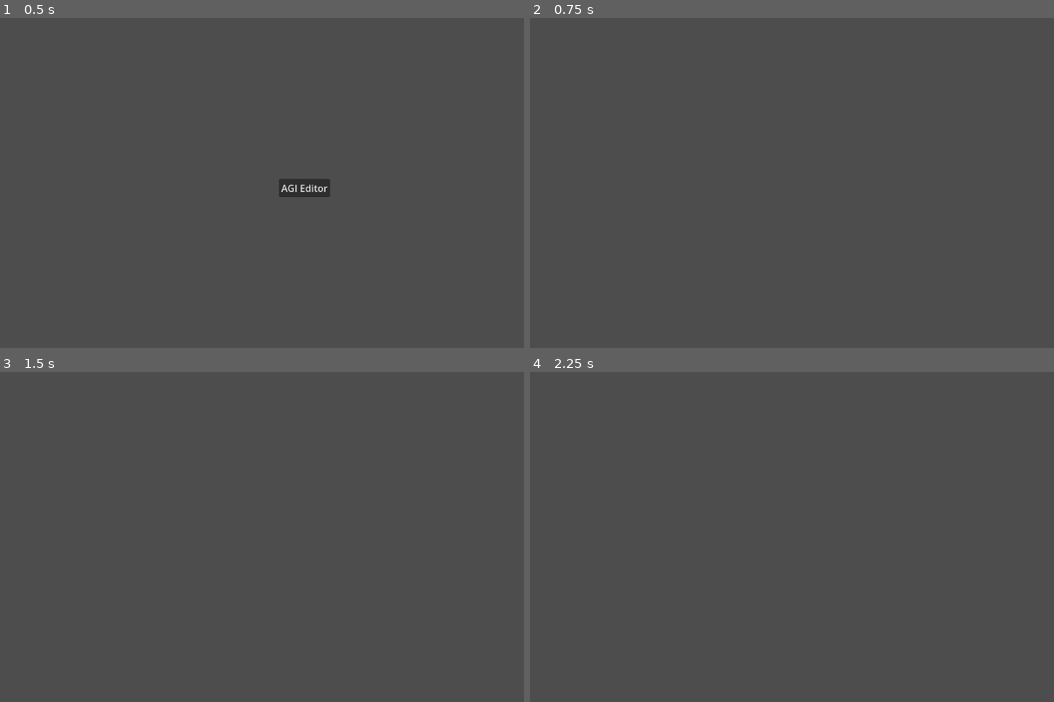
Above: before the commit, frames 1-4 (two rows, left to right).
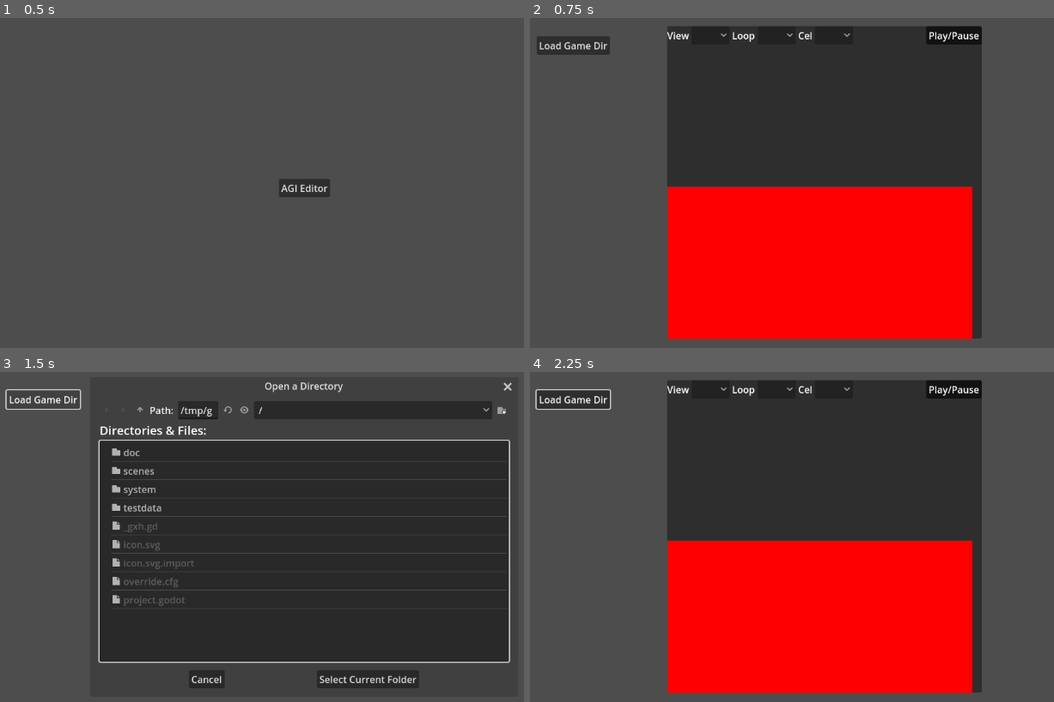
Above: after the commit, the same moments.

Repository: jastadj/agigodot
Game: Godot game, scene res://scenes/main/main.tscn
Two runs of this game, one before a commit and one after it. Both use one fixed random seed, a clock stepped at 60 frames per second and the inputs below.
Inputs (mouse positions are in pixels of both pictures, inside the frame that each line leads up to):
- Up to frame 1 (0.5 s): no input
- Up to frame 2 (0.75 s): click "AGI Editor" at 0.5 s
- Up to frame 3 (1.5 s): click (41, 398) at 1.25 s, where only the run after the commit has a clickable "Load Game Dir"
- Up to frame 4 (2.25 s): click (896, 678) at 2 s, where only the run after the commit has a clickable "Select Current Folder"

Frame 1 is identical in both runs. In frame 2, 57% of the frame differs, in the area x 1-87%, y 2-98%; in frame 3, 56%; in frame 4, 58%, in the area x 0-87%, y 2-98%.
Error in both runs: Unable to iterate on object of type 'Nil'. (res://system/agi/data/view.gd:13)

Commit message:
play animations

Diff:
--- /dev/null
+++ b/scenes/agieditor/agieditor.gd
@@ -0,0 +1,156 @@
+extends Node2D
+
+@onready var view_list = $CanvasLayer/ui/Control/PanelContainer/VBoxContainer/HBoxContainer/OptionButtonViews
+@onready var loop_list = $CanvasLayer/ui/Control/PanelContainer/VBoxContainer/HBoxContainer/OptionButtonLoop
+@onready var cel_list = $CanvasLayer/ui/Control/PanelContainer/VBoxContainer/HBoxContainer/OptionButtonCel
+@onready var cel_texture_rect = $CanvasLayer/ui/Control/PanelContainer/VBoxContainer/TextureRectCel
+@onready var playpause = $CanvasLayer/ui/Control/PanelContainer/VBoxContainer/HBoxContainer/ButtonPlayAnimation
+
+var image
+var image_texture
+var view_scale = 4
+
+func _ready():
+
+	image = Image.create(64,64, false, Image.FORMAT_RGBA8)
+	image.fill(Color.RED)
+	_update_texture_rect()
+
+	# testing
+	_on_file_dialog_game_dir_dir_selected("res://testdata/pq1")
+
+func _input(event):
+
+	if event is InputEventMouseButton:
+		if event.pressed:
+			if event.button_index == MOUSE_BUTTON_WHEEL_DOWN:
+				view_scale += 1
+				_update_texture_rect()
+			elif event.button_index == MOUSE_BUTTON_WHEEL_UP:
+				view_scale -= 1
+				_update_texture_rect()
+
+
+func _update_texture_rect():
+	image.resize(image.get_width()*view_scale*2, image.get_height()*view_scale, 0)
+	image_texture = ImageTexture.create_from_image(image)
+	cel_texture_rect.texture = image_texture
+
+func _update_view_list():
+	view_list.clear()
+
+	if System.agi.views:
+		if !System.agi.views.is_empty():
+			for vi in range(0, System.agi.views.size()):
+				view_list.add_item(str(vi))
+			_select_view(0)
+
+func _update_loop_list():
+	loop_list.clear()
+
+	# if invalid, clear
+	if(view_list.selected < 0 or !System.agi.views[view_list.selected]):
+		cel_list.clear()
+		image.fill(Color.TRANSPARENT)
+		_update_texture_rect()
+		return
+
+	for i in range(0, System.agi.views[view_list.selected]["loops"].size()):
+		loop_list.add_item(str(i))
+
+	if loop_list.item_count:
+		_select_loop(0)
+
+func _select_loop(index):
+	loop_list.select(index)
+	_update_cel_list()
+
+func _on_button_load_game_dir_pressed():
+	$CanvasLayer/ui/FileDialogGameDir.popup_centered()
+
+func _on_file_dialog_game_dir_dir_selected(dir):
+	System.agi.load_game_dir(dir)
+	_update_view_list()
+
+func _select_view(index):
+	view_list.select(index)
+	_update_loop_list()
+
+func _update_cel_list():
+	cel_list.clear()
+
+	if(loop_list.selected < 0):
+		return
+
+	for i in range(0, System.agi.views[view_list.selected]["loops"][loop_list.selected]["cels"].size()):
+		cel_list.add_item(str(i))
+
+	if cel_list.item_count:
+		_select_cel(0)
+
+func _select_cel(index):
+	cel_list.select(index)
+
+	var cel = System.agi.views[view_list.selected]["loops"][loop_list.selected]["cels"][index]
+	var pixeldata = PackedByteArray()
+	var curview = System.agi.views[view_list.selected]
+	var curloop = curview["loops"][loop_list.selected]
+	var curcel = curloop["cels"][cel_list.selected]
+
+	#print("offset: 0x%x" % curview["offset"], " loops:", curview["loops"].size())
+	#print("loop:", loop_list.selected, ", cel:", cel_list.selected, ", w:", curcel["w"], ", h:", curcel["h"], ", t:", curcel["t"] )
+
+	var cur_x = 0
+	var line_counter = 0
+	for d in cel["d"]:
+		if d != 0:
+			var runlen = d & 0x0f
+			var color = System.agi.color[ (d & 0xf0) >> 4]
+			cur_x += runlen
+			for run in range(0, runlen):
+				pixeldata.append(color.r8)
+				pixeldata.append(color.g8)
+				pixeldata.append(color.b8)
+				pixeldata.append(color.a8)
+		if d == 0:
+			var color = System.agi.color[ cel["t"]]
+			for run in range(0, cel["w"] - cur_x):
+				pixeldata.append(color.r8)
+				pixeldata.append(color.g8)
+				pixeldata.append(color.b8)
+				pixeldata.append(color.a8)
+			cur_x = 0
+			line_counter += 1
+	#print("h:", cel["h"], ", w:", cel["w"], ", pixels:", pixeldata.size())
+
+	image = Image.create_from_data( cel["w"], cel["h"], false, Image.FORMAT_RGBA8, pixeldata)
+
+	if cel["m"] & 0x8:
+		if loop_list.selected != (cel["m"] & 0x7):
+			image.flip_x()
+	_update_texture_rect()
+
+func _on_option_button_views_item_selected(index):
+	_select_view(index)
+
+func _on_option_button_loop_item_selected(index):
+	_select_loop(index)
+
+func _on_option_button_cel_item_selected(index):
+	_select_cel(index)
+
+func _advance_cel():
+	var cel = cel_list.selected
+	if cel >= 0:
+		cel = cel +1
+		if cel >= cel_list.item_count:
+			cel = 0
+		_select_cel(cel)
+
+func _on_timer_animation_timeout():
+	if playpause.button_pressed:
+		_advance_cel()
+
+
+func _on_button_play_animation_toggled(button_pressed):
+	pass # Replace with function body.
--- a/scenes/agieditor/agieditor.tscn
+++ b/scenes/agieditor/agieditor.tscn
@@ -1,3 +1,106 @@
-[gd_scene format=3 uid="uid://crjrteng800a8"]
+[gd_scene load_steps=3 format=3 uid="uid://crjrteng800a8"]
+
+[ext_resource type="Script" path="res://scenes/agieditor/agieditor.gd" id="1_lcw7k"]
+
+[sub_resource type="ImageTexture" id="ImageTexture_1kngb"]
 
 [node name="agieditor" type="Node2D"]
+script = ExtResource("1_lcw7k")
+
+[node name="CanvasLayer" type="CanvasLayer" parent="."]
+
+[node name="ui" type="Control" parent="CanvasLayer"]
+layout_mode = 3
+anchors_preset = 15
+anchor_right = 1.0
+anchor_bottom = 1.0
+grow_horizontal = 2
+grow_vertical = 2
+
+[node name="VBoxContainer" type="VBoxContainer" parent="CanvasLayer/ui"]
+layout_mode = 0
+offset_left = 76.0
+offset_top = 64.0
+offset_right = 199.0
+offset_bottom = 104.0
+
+[node name="ButtonLoadGameDir" type="Button" parent="CanvasLayer/ui/VBoxContainer"]
+layout_mode = 2
+text = "Load Game Dir"
+
+[node name="FileDialogGameDir" type="FileDialog" parent="CanvasLayer/ui"]
+title = "Open a Directory"
+size = Vector2i(500, 500)
+ok_button_text = "Select Current Folder"
+file_mode = 2
+access = 2
+
+[node name="Control" type="Control" parent="CanvasLayer/ui"]
+anchors_preset = 0
+offset_left = 295.0
+offset_top = 47.0
+offset_right = 335.0
+offset_bottom = 87.0
+
+[node name="PanelContainer" type="PanelContainer" parent="CanvasLayer/ui/Control"]
+layout_mode = 0
+offset_right = 528.0
+offset_bottom = 526.0
+
+[node name="VBoxContainer" type="VBoxContainer" parent="CanvasLayer/ui/Control/PanelContainer"]
+layout_mode = 2
+
+[node name="HBoxContainer" type="HBoxContainer" parent="CanvasLayer/ui/Control/PanelContainer/VBoxContainer"]
+layout_mode = 2
+
+[node name="Label" type="Label" parent="CanvasLayer/ui/Control/PanelContainer/VBoxContainer/HBoxContainer"]
+layout_mode = 2
+text = "View"
+
+[node name="OptionButtonViews" type="OptionButton" parent="CanvasLayer/ui/Control/PanelContainer/VBoxContainer/HBoxContainer"]
+custom_minimum_size = Vector2(64, 0)
+layout_mode = 2
+
+[node name="Label2" type="Label" parent="CanvasLayer/ui/Control/PanelContainer/VBoxContainer/HBoxContainer"]
+layout_mode = 2
+text = "Loop"
+
+[node name="OptionButtonLoop" type="OptionButton" parent="CanvasLayer/ui/Control/PanelContainer/VBoxContainer/HBoxContainer"]
+custom_minimum_size = Vector2(64, 0)
+layout_mode = 2
+
+[node name="Label3" type="Label" parent="CanvasLayer/ui/Control/PanelContainer/VBoxContainer/HBoxContainer"]
+layout_mode = 2
+text = "Cel"
+
+[node name="OptionButtonCel" type="OptionButton" parent="CanvasLayer/ui/Control/PanelContainer/VBoxContainer/HBoxContainer"]
+custom_minimum_size = Vector2(64, 0)
+layout_mode = 2
+
+[node name="ButtonPlayAnimation" type="Button" parent="CanvasLayer/ui/Control/PanelContainer/VBoxContainer/HBoxContainer"]
+layout_mode = 2
+size_flags_horizontal = 10
+toggle_mode = true
+button_pressed = true
+text = "Play/Pause"
+
+[node name="Label" type="Label" parent="CanvasLayer/ui/Control/PanelContainer/VBoxContainer"]
+layout_mode = 2
+size_flags_vertical = 3
+
+[node name="TextureRectCel" type="TextureRect" parent="CanvasLayer/ui/Control/PanelContainer/VBoxContainer"]
+layout_mode = 2
+texture = SubResource("ImageTexture_1kngb")
+stretch_mode = 2
+
+[node name="TimerAnimation" type="Timer" parent="."]
+wait_time = 0.1
+autostart = true
+
+[connection signal="pressed" from="CanvasLayer/ui/VBoxContainer/ButtonLoadGameDir" to="." method="_on_button_load_game_dir_pressed"]
+[connection signal="dir_selected" from="CanvasLayer/ui/FileDialogGameDir" to="." method="_on_file_dialog_game_dir_dir_selected"]
+[connection signal="item_selected" from="CanvasLayer/ui/Control/PanelContainer/VBoxContainer/HBoxContainer/OptionButtonViews" to="." method="_on_option_button_views_item_selected"]
+[connection signal="item_selected" from="CanvasLayer/ui/Control/PanelContainer/VBoxContainer/HBoxContainer/OptionButtonLoop" to="." method="_on_option_button_loop_item_selected"]
+[connection signal="item_selected" from="CanvasLayer/ui/Control/PanelContainer/VBoxContainer/HBoxContainer/OptionButtonCel" to="." method="_on_option_button_cel_item_selected"]
+[connection signal="toggled" from="CanvasLayer/ui/Control/PanelContainer/VBoxContainer/HBoxContainer/ButtonPlayAnimation" to="." method="_on_button_play_animation_toggled"]
+[connection signal="timeout" from="TimerAnimation" to="." method="_on_timer_animation_timeout"]
--- a/system/agi/agi.gd
+++ b/system/agi/agi.gd
@@ -14,27 +14,13 @@
 const AGI_WIDTH = 320
 const AGI_HEIGHT = 200
 
-var views = {}
+var views = []
 
 func _ready():
 
 	# init color palette
 	print("Initializing color palette.")
 	_init_colors()
-
-	# open volumes
-	load_volume("res://testdata/pq1/VOL.0")
-	load_volume("res://testdata/pq1/VOL.1")
-	load_volume("res://testdata/pq1/VOL.2")
-
-	# load words
-	wordgroups = Words.load_words("res://testdata/pq1/WORDS.TOK")
-
-	# load directory files
-	viewdir = Directory.load_directory("res://testdata/pq1/VIEWDIR", Directory.DIR_TYPE.VIEWDIR, 2.0)
-
-	# load resources
-	views = View.load_views(viewdir)
 
 func _init_colors():
 	color.append(Color.hex(0x000000FF)) # 0 - black
@@ -54,7 +40,7 @@
 	color.append(Color.hex(0xFFFF55FF)) #14 - yellow
 	color.append(Color.hex(0xFFFFFFFF)) #15 - white
 
-func load_volume(filename:String):
+func _load_volume(filename:String):
 
 	var ifile = FileAccess.open(filename, FileAccess.READ)
 
@@ -64,3 +50,36 @@
 
 	print("Loaded volume ", filename)
 	volumes.append(ifile)
+
+func load_game_dir(_gamedir:String):
+
+	# open directory
+	var gamedir = DirAccess.open(_gamedir)
+	if(!gamedir):
+		printerr("Unable to open game directory:", _gamedir)
+		return false
+	var gamedirfiles = gamedir.get_files()
+
+	#######
+	# WORDS
+	var wordsfilename = _gamedir + "/WORDS.TOK"
+	wordgroups = Words.load_words(wordsfilename)
+
+	#########
+	# VOLUMES
+	print(gamedirfiles)
+	volumes = []
+	var volumefiles = []
+	for gfile in gamedirfiles:
+		if gfile.contains("VOL."):
+			volumefiles.append(_gamedir + "/" + gfile)
+	volumefiles.sort()
+	for vfile in volumefiles:
+		_load_volume(vfile)
+
+	# load directory files
+	var viewdirfilename = _gamedir + "/VIEWDIR"
+	viewdir = Directory.load_directory(viewdirfilename, Directory.DIR_TYPE.VIEWDIR, 2.0)
+
+	# load resources
+	views = View.load_views(viewdir)
--- a/system/agi/data/view.gd
+++ b/system/agi/data/view.gd
@@ -25,7 +25,7 @@
 			views.append(null)
 			continue
 		else:
-			views.append({"loops":[], "sequences":[]})
+			views.append({"offset":pos,"loops":[], "sequences":[]})
 
 		# get volume
 		var vol = System.agi.volumes[res_entry["v"]]
@@ -55,6 +55,8 @@
 		# LOOP
 		for loopoffset in loop_offsets:
 
+			if views.size() == 1:
+				print("loop offset 0x%x" % loopoffset)
 			# seek to loop offset
 			vol.seek(loopoffset)
 
@@ -77,8 +79,8 @@
 				var width:int = vol.get_8()
 				var height:int = vol.get_8()
 				var transparency_and_mirror:int = vol.get_8()
-				var transparency:int = (transparency_and_mirror & 0xf0) >> 4
-				var mirroring:int = transparency_and_mirror & 0x0f
+				var transparency:int = transparency_and_mirror & 0x0f
+				var mirroring:int = (transparency_and_mirror & 0xf0) >> 4
 
 				var cel = {"w":width, "h":height, "t":transparency, "m":mirroring, "d":[]}
 
@@ -95,3 +97,5 @@
 				loop["cels"].append(cel)
 
 			views.back()["loops"].append(loop)
+
+	return views
--- a/system/agi/data/words.gd
+++ b/system/agi/data/words.gd
@@ -8,12 +8,13 @@
 	var wordgroups = {}
 	var wordstr = ""
 	var prevword = ""
+	var wordcounter = 0
 
 	if bytes.is_empty():
 		push_error("Error reading word file: " + filename)
 		return null
 
-	print("Loaded word file: ",filename,", size: ", bytes.size()," bytes" )
+	#print("Loaded word file: ",filename,", size: ", bytes.size()," bytes" )
 
 	# read letter offsets (2 bytes per letter, a-z)
 	for i in range(0,26):
@@ -74,10 +75,11 @@
 		#print(wordstr)
 
 		# next word
+		wordcounter += 1
 		pos += 2
 
 
 	#print(wordgroups)
 	#print(wordgroups.keys())
-	print("Successfully loaded word file from ", filename)
+	print("Successfully loaded ", wordcounter, " words in ",wordgroups.keys().size()," word groups from file:", filename)
 	return wordgroups
